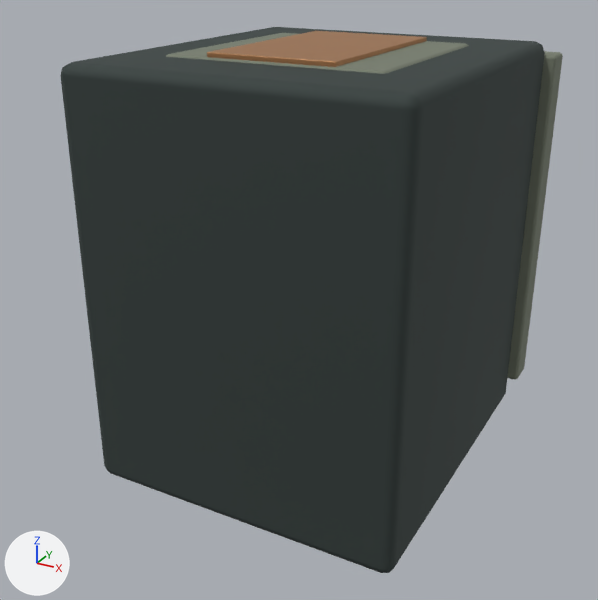
Before and after pictures for a commit that changed the glTF model godot/campaign/art/structures/relay-top-1.glb.
Both versions are drawn from a 50 mm lens placed at (0.849, -1.657, 1.212), pointed at (-0.028, -0.062, 0.414). The axes (+X, +Y, +Z) are drawn at lower left. The lights are the same throughout. The older version comes first. Where no turn or scale is listed for an object, it has been applied to the vertices. Vertices at exactly the same position are counted once.

Script lines for the objects in view, before the commit:
```python
me_cube = bpy.data.meshes.new('Cube')
me_cube.from_pydata(...)  # 56 vertices, 108 faces; spans x -0.38..0.38, y -0.42..0.42, z 0.015..0.985
me_cube.materials.append(mat_relay_0)  # dark grey #444e4c
me_cube_001 = bpy.data.meshes.new('Cube.001')
me_cube_001.from_pydata(...)  # 168 vertices, 324 faces; spans x -0.407..0.407, y -0.245..0.475, z 0.085..0.99
me_cube_001.materials.append(mat_relay_1)  # grey #7a8171
me_cube_003 = bpy.data.meshes.new('Cube.003')
me_cube_003.from_pydata(...)  # 112 vertices, 216 faces; spans x -0.24..0.24, y 0.421..0.463, z 0.13..0.89
me_cube_003.materials.append(mat_relay_2)  # dark grey #303b3c
me_cube_005 = bpy.data.meshes.new('Cube.005')
me_cube_005.from_pydata(...)  # 112 vertices, 216 faces; spans x -0.145..0.145, y -0.235..0.466, z 0.29..0.999
me_cube_005.materials.append(mat_relay_3)  # orange #b68357
ob_relay_0 = bpy.data.objects.new('relay_0', me_cube)
ob_relay_0.location = (0.0, 0.0, 0.0)
ob_relay_1 = bpy.data.objects.new('relay_1', me_cube_001)
ob_relay_1.location = (0.0, 0.0, 0.0)
ob_relay_2 = bpy.data.objects.new('relay_2', me_cube_003)
ob_relay_2.location = (0.0, 0.0, 0.0)
ob_relay_3 = bpy.data.objects.new('relay_3', me_cube_005)
ob_relay_3.location = (0.0, 0.0, 0.0)
```
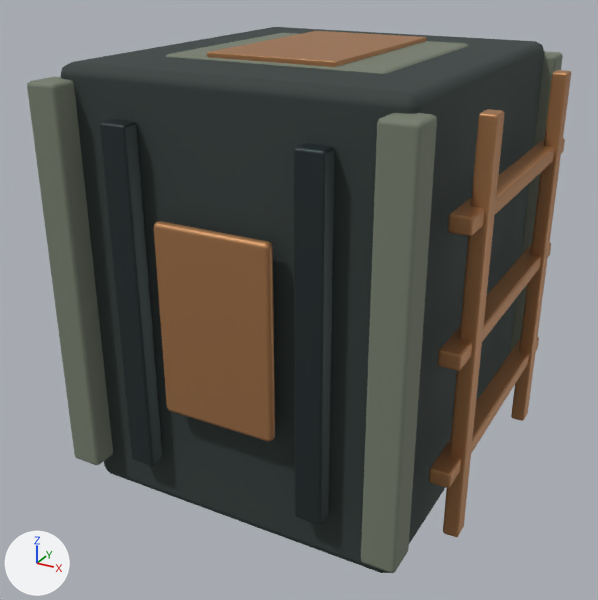
Pixel boxes [x1, y1, x2, y2] of what changed, in the pictures (598 x 600 px):
'relay_3', reshaped: before [207, 31, 427, 67]; after [153, 31, 571, 537]
'relay_1', reshaped (35% wider, 55% taller): before [166, 33, 563, 380]; after [27, 33, 563, 573]
'relay_2', reshaped (not visible before): after [100, 119, 335, 525]
part 1 of me_cube_001, added: after [27, 77, 113, 465]
part 2 of me_cube_001, added: after [361, 113, 437, 573]
part 3 of me_cube_003, added: after [100, 119, 163, 466]
part 4 of me_cube_003, added: after [294, 143, 335, 525]
part 5 of me_cube_005, added (orange): after [153, 221, 275, 441]
part 6 of me_cube_005, added (orange): after [429, 70, 571, 537]

The change in detail:
me_cube_001 is used by ob_relay_1; location (0.0, 0.0, 0.0).
me_cube_001 had 168 vertices, 324 faces and spanned x -0.407..0.407, y -0.245..0.475, z 0.085..0.99.
me_cube_001 now has 280 vertices, 540 faces and spans x -0.407..0.407, y -0.475..0.475, z 0.085..0.99.
me_cube_001 part 1: the loose piece of 56 vertices spanning x -0.407..-0.333, y 0.395..0.475, z 0.085..0.955 is copied, and the copy is moved by (0.0, -0.87, 0.0); it spans x -0.407..-0.333, y -0.475..-0.395, z 0.085..0.955.
me_cube_001 part 2: the loose piece of 56 vertices spanning x 0.333..0.407, y 0.395..0.475, z 0.085..0.955 is copied, and the copy is moved by (0.0, -0.87, 0.0); it spans x 0.333..0.407, y -0.475..-0.395, z 0.085..0.955.
me_cube_003 is used by ob_relay_2; location (0.0, 0.0, 0.0).
me_cube_003 had 112 vertices, 216 faces and spanned x -0.24..0.24, y 0.421..0.463, z 0.13..0.89.
me_cube_003 now has 224 vertices, 432 faces and spans x -0.24..0.24, y -0.463..0.463, z 0.13..0.89.
me_cube_003 part 3: the loose piece of 56 vertices spanning x -0.24..-0.18, y 0.421..0.463, z 0.13..0.89 is copied, and the copy is moved by (0.0, -0.884, 0.0); it spans x -0.24..-0.18, y -0.463..-0.421, z 0.13..0.89.
me_cube_003 part 4: the loose piece of 56 vertices spanning x 0.18..0.24, y 0.421..0.463, z 0.13..0.89 is copied, and the copy is moved by (0.0, -0.884, 0.0); it spans x 0.18..0.24, y -0.463..-0.421, z 0.13..0.89.
me_cube_005 is used by ob_relay_3; location (0.0, 0.0, 0.0).
me_cube_005 had 112 vertices, 216 faces and spanned x -0.145..0.145, y -0.235..0.466, z 0.29..0.999.
me_cube_005 now has 728 vertices, 1404 faces and spans x -0.47..0.47, y -0.466..0.466, z 0.06..0.999.
me_cube_005 part 5: the loose piece of 56 vertices spanning x -0.13..0.13, y 0.44..0.466, z 0.29..0.71 is copied, and the copy is moved by (0.0, -0.906, 0.0); it spans x -0.13..0.13, y -0.466..-0.441, z 0.29..0.71.
me_cube_005 part 6: 280 vertices added at x 0.417..0.47, y -0.345..0.345, z 0.06..0.94.
Other edits to the shape of me_cube_005 do not show in these pictures.
